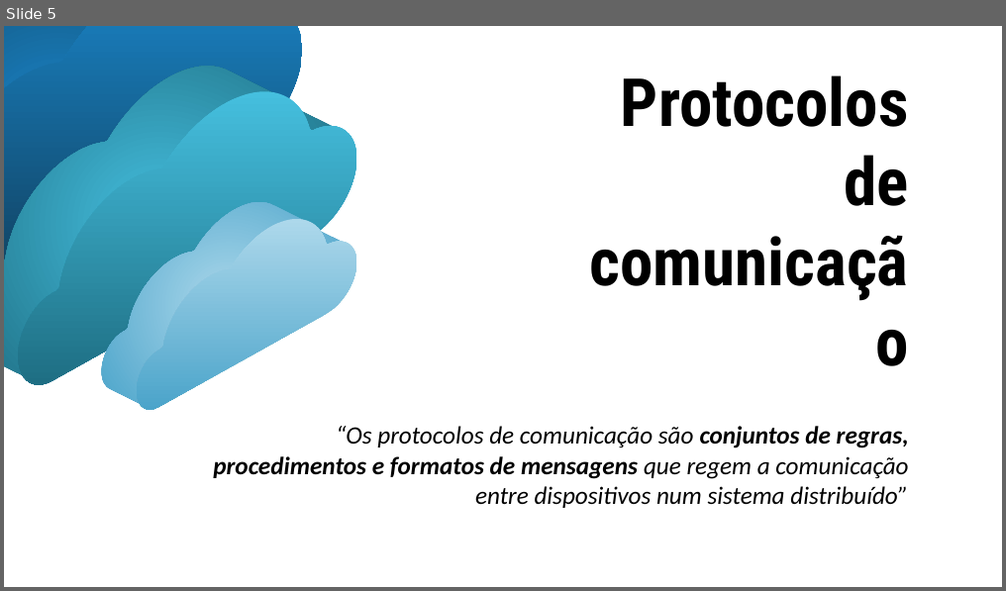
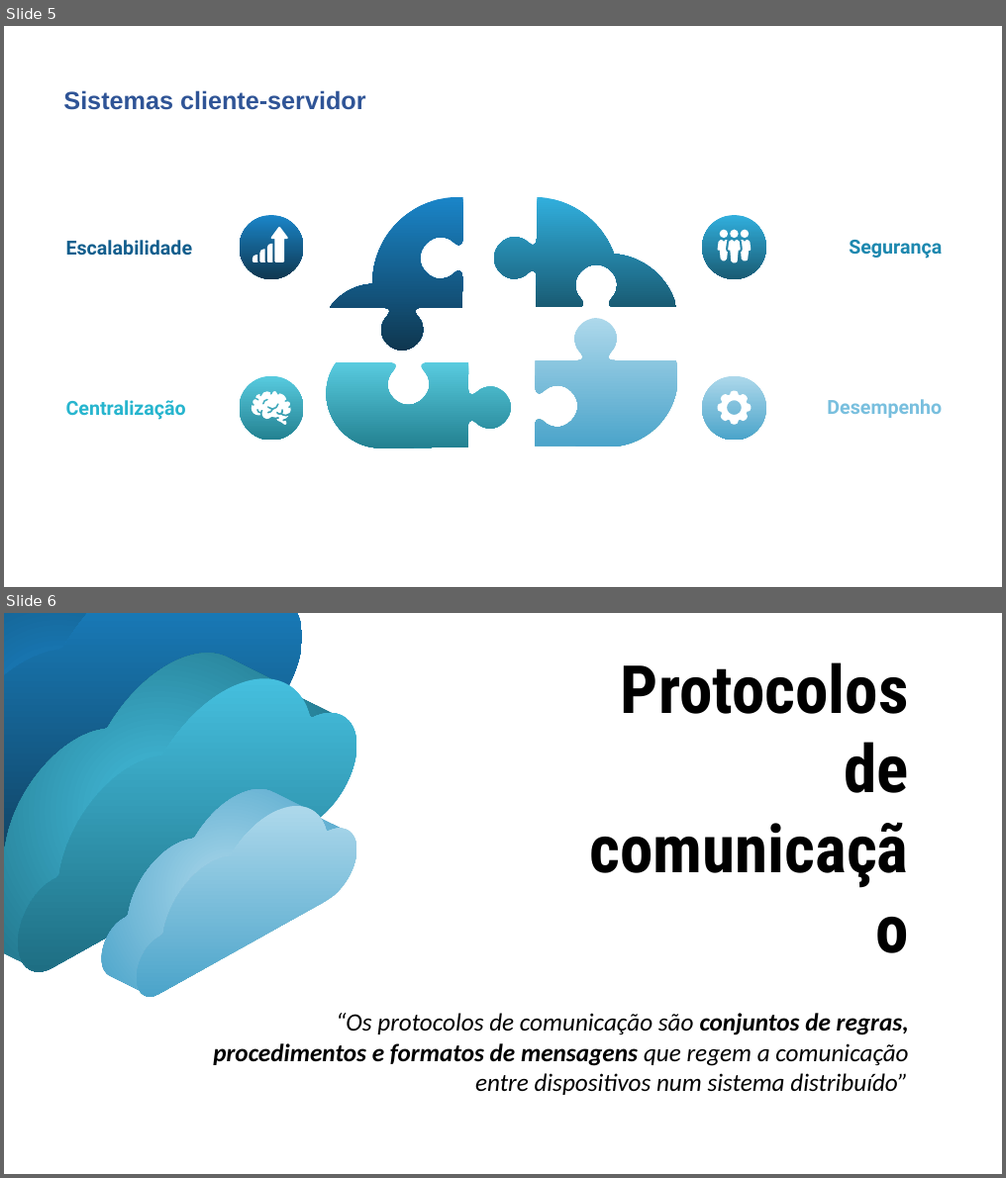
Before and after one commit to VanessaRieven/computacaoNuvemFac, a slide deck: VIOREL - A computacao distribuida.pptx. Shown one above the other, each under a label of ours: slide 5 before the commit, slides 5 and 6 after it. The pictures are 1006x591 and 1006x1178 pixels, drawn with LibreOffice and Linux fonts; fonts in the diff are those of the drawing. Boxes give left, top, right and bottom in pixels: in the first picture for what was removed or moved away, otherwise in the second. Text is boxed around its words. In the diff, an @@ line names an element or a change of style, - is before the commit and + after.

```diff
--- a/VIOREL - A computacao distribuida.pptx
+++ b/VIOREL - A computacao distribuida.pptx
@@ slide 5 added at (4, 26, 1002, 587), background #FFFFFF @@
@@ title added at (63, 90, 366, 110), 18 pt, text #2F5496, bold @@
+Sistemas cliente-servidor
@@ freeform shape added at (330, 197, 463, 352), fill gradient #1A85C8 to #0F3750 @@
@@ freeform shape added at (494, 197, 676, 308), fill gradient #31AFDD to #195B73 @@
@@ text added at (66, 240, 193, 256), 14 pt, text #125E8D, bold @@
+Escalabilidade
@@ group added at (240, 216, 303, 279): 4 freeform shapes, 1 ellipse @@
@@ group added at (703, 216, 766, 279): 6 freeform shapes, 1 ellipse @@
@@ text added at (848, 240, 942, 259), 14 pt, text #1D88AF, bold @@
+Segurança
@@ freeform shape added at (535, 318, 677, 447), fill gradient #ADD8EB to #4BA4CA @@
@@ ellipse added at (240, 376, 303, 440), fill gradient #58CBDF to #238191 @@
@@ freeform shape added at (327, 363, 511, 448), fill gradient #58CBDF to #238191 @@
@@ ellipse added at (703, 376, 766, 440), fill gradient #ADD8EB to #4BA4CA @@
@@ text added at (66, 400, 186, 420), 14 pt, text #27B5CE, bold @@
+Centralização
@@ freeform shape added at (252, 391, 291, 425), fill #FFFFFF @@
@@ freeform shape added at (718, 391, 751, 425), fill #FFFFFF @@
@@ text added at (827, 399, 942, 418), 14 pt, text #78BFDE, bold @@
+Desempenho
@@ what was slide 5 is now slide 6 @@
```
